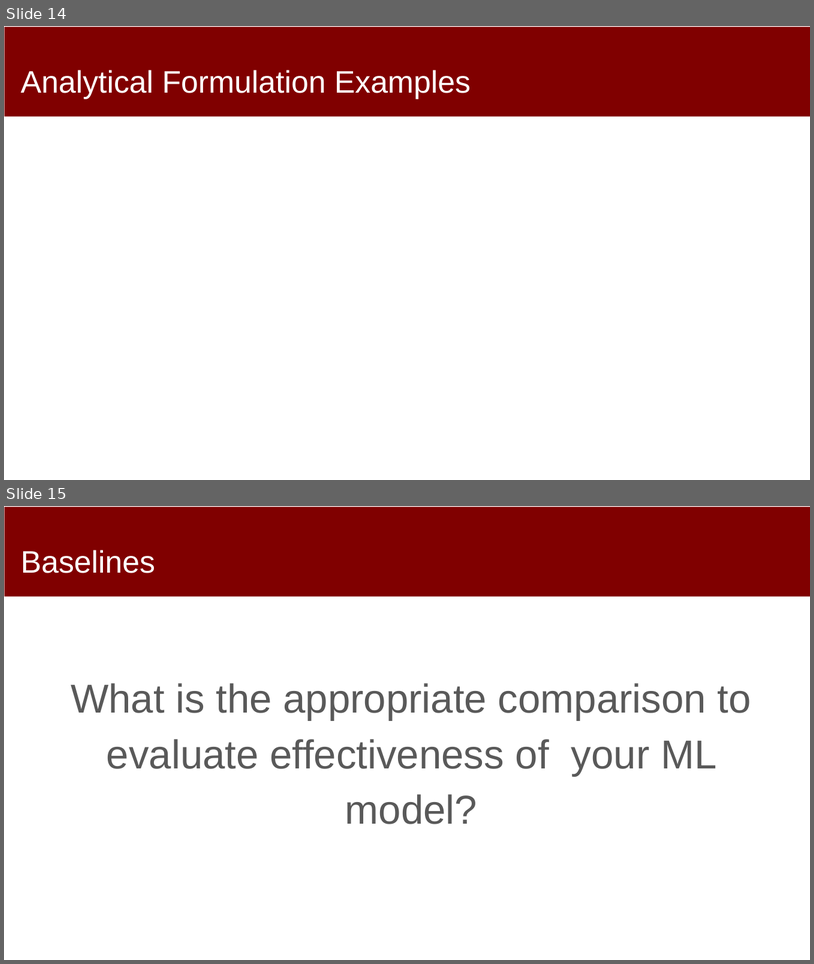
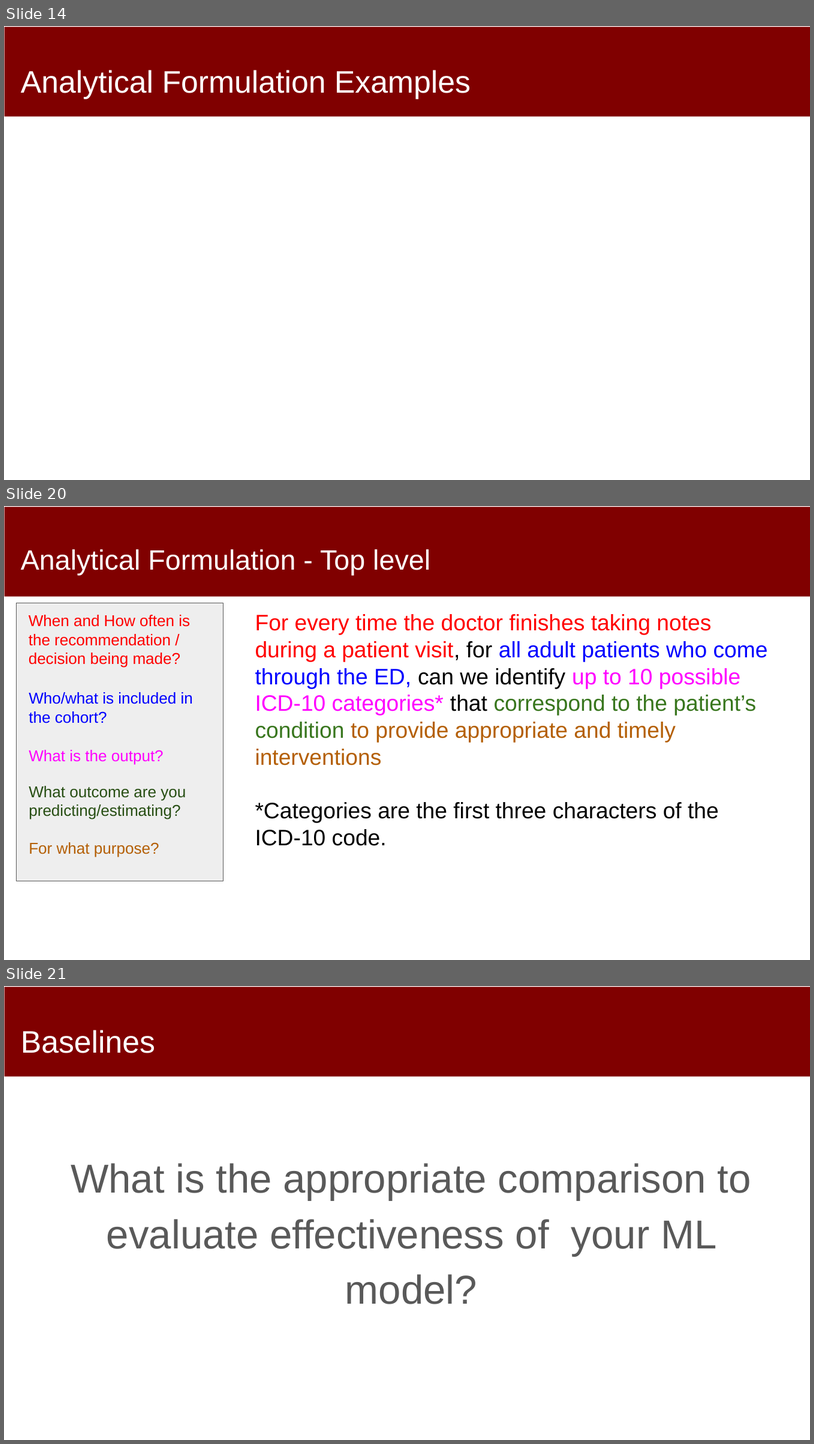
Before and after one commit to dssg/MLinPractice, a slide deck: Lectures/Lecture4-Formulation.pptx. Shown one above the other, each under a label of ours: slides 14 and 15 before the commit, slides 14, 20 and 21 after it; the slides between them are not shown. The pictures are 814x964 and 814x1444 pixels, drawn with LibreOffice and Linux fonts; fonts in the diff are those of the drawing. Boxes give left, top, right and bottom in pixels: in the first picture for what was removed or moved away, otherwise in the second. Text is boxed around its words. In the diff, an @@ line names an element or a change of style, - is before the commit and + after.

Commit message:
formulation lecture

```diff
--- a/Lectures/Lecture4-Formulation.pptx
+++ b/Lectures/Lecture4-Formulation.pptx
@@ slide 20 added at <box>4,506,810,960</box>, background #FFFFFF; not listed: 1 template element that a slide beside it also shows @@
@@ title added at <box>21,549,431,575</box>, 33.3 pt, text #FFFFFF @@
+Analytical Formulation - Top level
@@ rectangle added at <box>17,603,224,881</box>, fill #EEEEEE, outline #595959 0.75 pt @@
@@ text added at <box>255,614,768,846</box>, 26.7 pt, text #000000 @@
+For every time the doctor finishes taking notes during a patient visit, for all adult patients who come through the ED, can we identify up to 10 possible ICD-10 categories* that correspond to the patient’s condition to provide appropriate and timely interventions
+*Categories are the first three characters of the ICD-10 code.
@@ group added at <box>29,615,193,857</box>: 4 texts @@
+When and How often is the recommendation / decision being made?
+Who/what is included in the cohort?
+What is the output?
+What outcome are you predicting/estimating?
+For what purpose?
@@ what was slide 15 is now slide 21 @@
```
Also in this commit, not shown: 1 slide changed, 8 other slides added, 3 slides removed.
